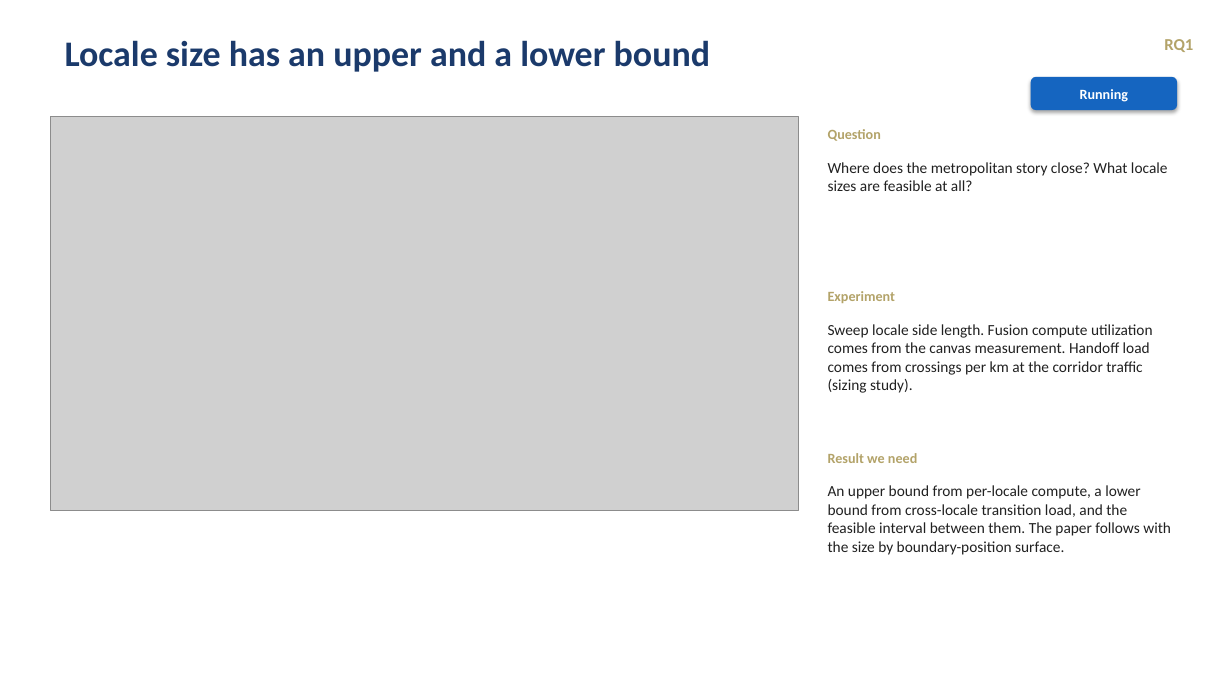
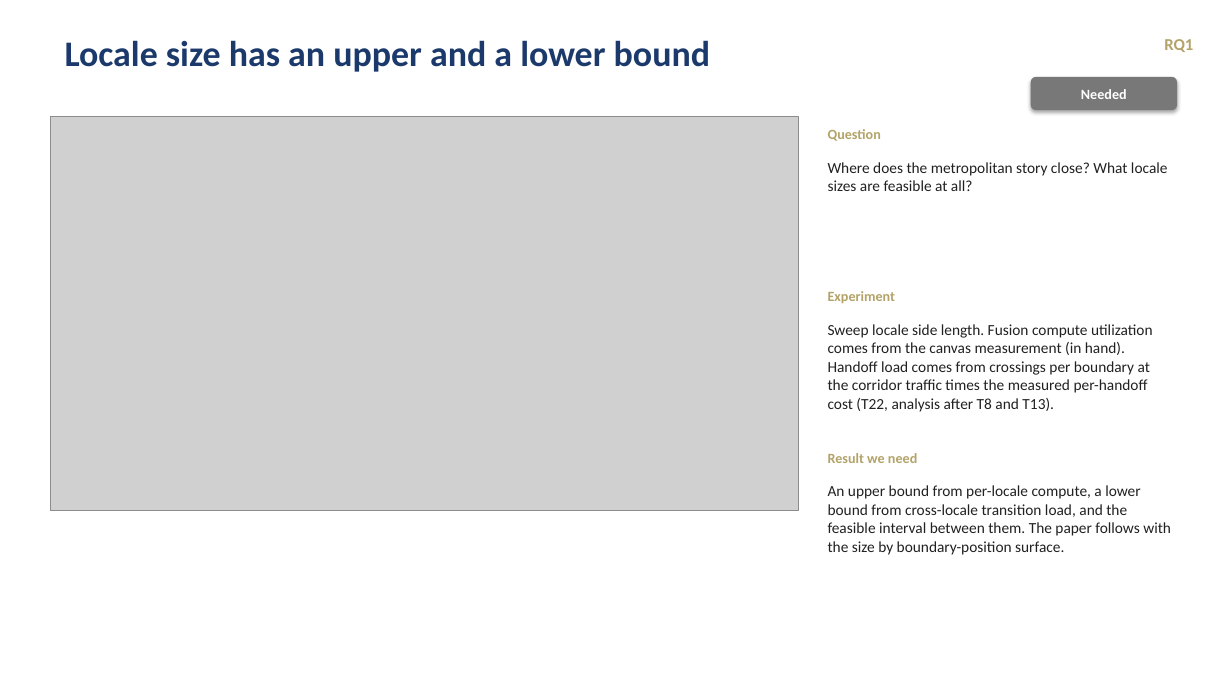
Before and after one commit to tlandle/eCAV, a slide deck: slide 19 of docs/kb/decks/khonsu_story_2026-09-04.pptx. Drawn at 1232x693 pixels with LibreOffice and Linux fonts; fonts in the diff are those of the drawing; grey boxes stand for pictures. Boxes give left, top, right and bottom in pixels: in the first picture for what was removed or moved away, otherwise in the second. Text is boxed around its words. In the diff, an @@ line names an element or a change of style, - is before the commit and + after.

```diff
--- a/docs/kb/decks/khonsu_story_2026-09-04.pptx
+++ b/docs/kb/decks/khonsu_story_2026-09-04.pptx
@@ rounded rectangle "Needed" at box(1031, 77, 1177, 110): fill #1565C0 to #787878 @@
@@ text in rounded rectangle at box(1081, 89, 1127, 99): text changed @@
-Running
+Needed
@@ text at box(828, 324, 1152, 412): text changed @@
-Sweep locale side length. Fusion compute utilization comes from the canvas measurement. Handoff load comes from crossings per km at the corridor traffic (sizing study).
+Sweep locale side length. Fusion compute utilization comes from the canvas measurement (in hand). Handoff load comes from crossings per boundary at the corridor traffic times the measured per-handoff cost (T22, analysis after T8 and T13).
```
Also in this commit, not shown: 2 other slides changed, 1 other file.
